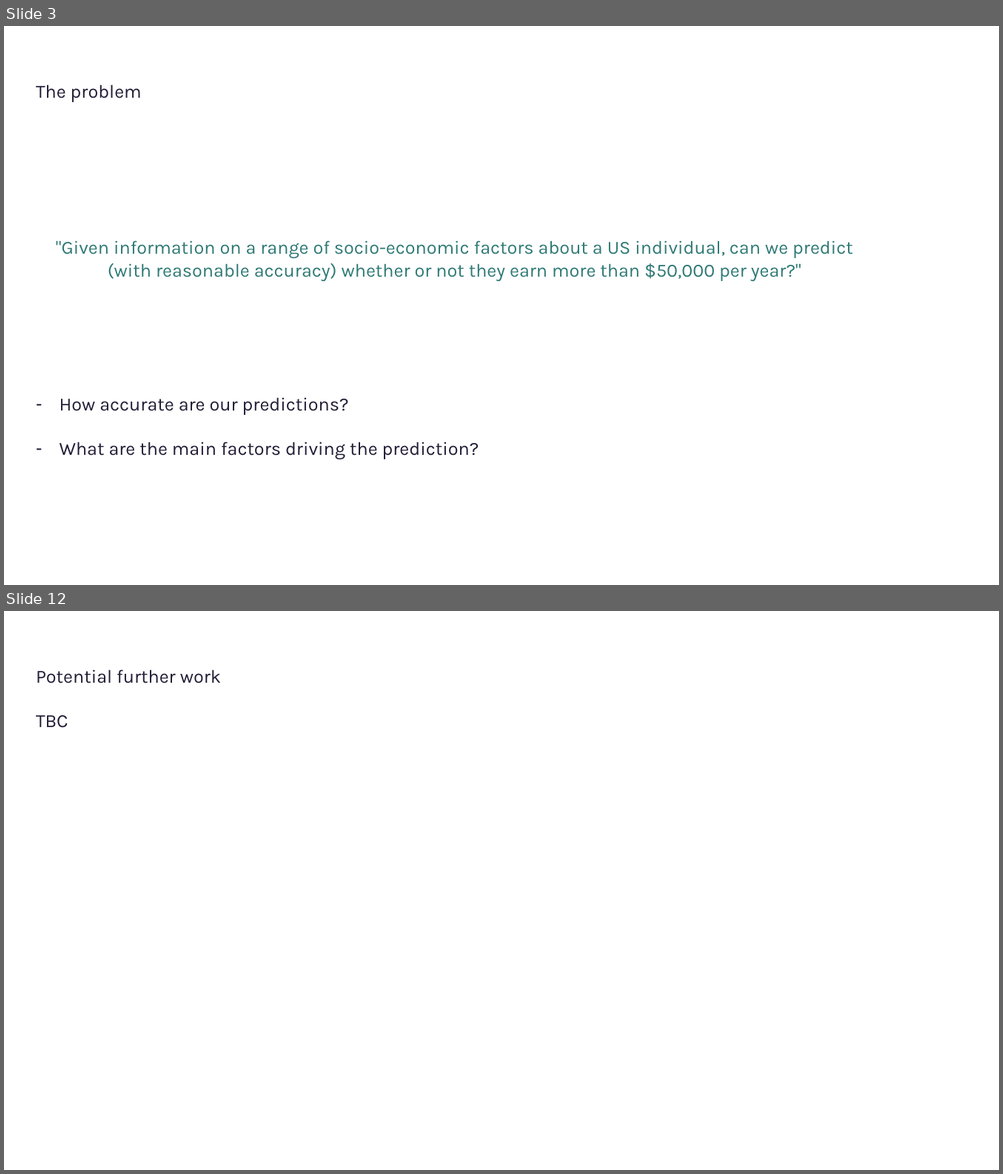
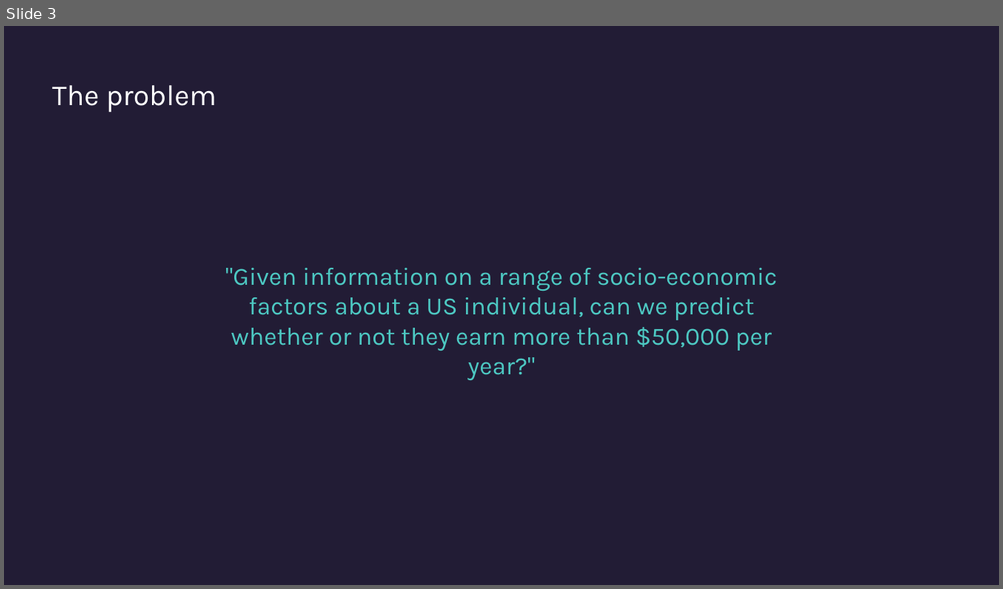
Before and after one commit to srdgaf/us_census, a slide deck: Census.pptx. Shown one above the other, each under a label of ours: slides 3 and 12 before the commit, slide 3 after it; the slides between them are not shown. The pictures are 1003x1174 and 1003x589 pixels, drawn with LibreOffice and Linux fonts; fonts in the diff are those of the drawing. Boxes give left, top, right and bottom in pixels: in the first picture for what was removed or moved away, otherwise in the second. Text is boxed around its words. In the diff, an @@ line names an element or a change of style, - is before the commit and + after.

```diff
--- a/Census.pptx
+++ b/Census.pptx
@@ slide 12 removed at (4, 611, 999, 1170), background #FFFFFF @@
@@ text removed at (36, 669, 221, 728) @@
-Potential further work
-TBC
@@ slide 3 changed as well @@
@@ background #FFFFFF to #221C35 @@
@@ text added at (52, 85, 216, 113), 28 pt, text #FFFFFF @@
+The problem
@@ text at (225, 268, 777, 351): text changed; size 18 to 24 pt; text colour #2E7975 to #4DC9C3 @@
-The problem
-"Given information on a range of socio-economic factors about a US individual, can we predict
-(with reasonable accuracy) whether or not they earn more than $50,000 per year?"
-– How accurate are our predictions?
-– What are the main factors driving the prediction?
+"Given information on a range of socio-economic factors about a US individual, can we predict whether or not they earn more than $50,000 per year?"
```
Also in this commit, not shown: 7 other slides changed, 7 slides added, 6 other slides removed.
